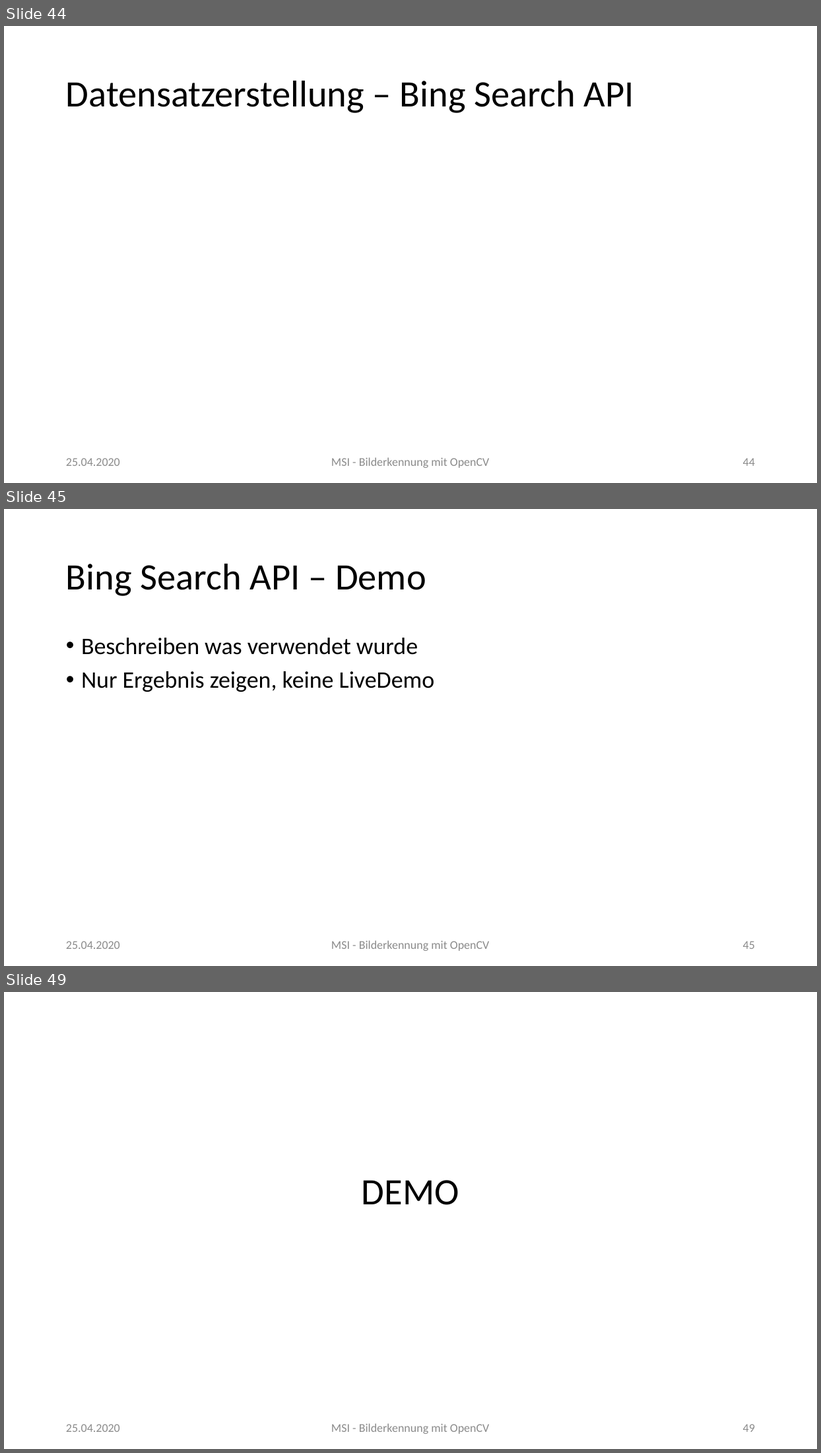
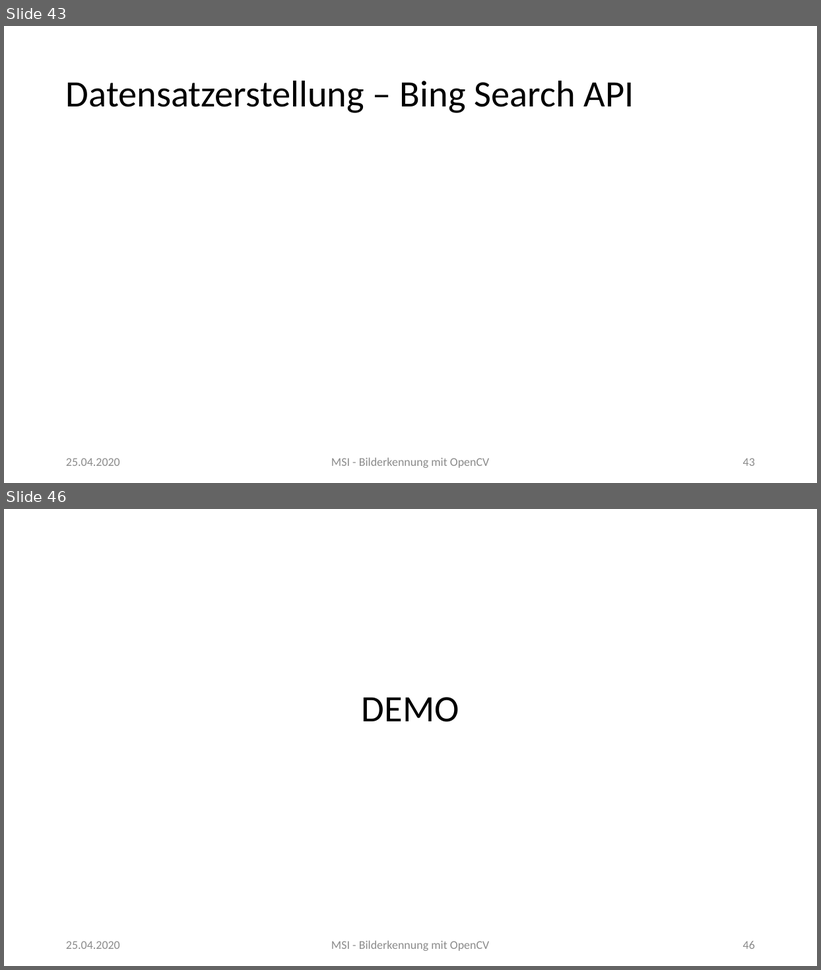
Before and after one commit to MarkusClln/MSI, a slide deck: Bilderkennung mit OpenCV.pptx. Shown one above the other, each under a label of ours: slides 44, 45 and 49 before the commit, slides 43 and 46 after it; the slides between them are not shown. The pictures are 821x1453 and 821x970 pixels, drawn with LibreOffice and Linux fonts; fonts in the diff are those of the drawing. Boxes give left, top, right and bottom in pixels: in the first picture for what was removed or moved away, otherwise in the second. Text is boxed around its words. In the diff, an @@ line names an element or a change of style, - is before the commit and + after.

```diff
--- a/Bilderkennung mit OpenCV.pptx
+++ b/Bilderkennung mit OpenCV.pptx
@@ slide 45 removed at (x1=4, y1=509, x2=817, y2=966), background #FFFFFF @@
@@ title removed at (x1=66, y1=563, x2=426, y2=596) @@
-Bing Search API – Demo
@@ text removed at (x1=81, y1=638, x2=435, y2=692) @@
-• Beschreiben was verwendet wurde
-• Nur Ergebnis zeigen, keine LiveDemo
@@ text removed at (x1=66, y1=941, x2=120, y2=949) @@
-25.04.2020
@@ text removed at (x1=331, y1=941, x2=490, y2=951) @@
-MSI - Bilderkennung mit OpenCV
@@ page number removed at (x1=743, y1=941, x2=755, y2=949) @@
-45
@@ what was slide 44 is now slide 43 @@
@@ page number at (x1=743, y1=458, x2=755, y2=466): text changed @@
-44
+43
@@ what was slide 49 is now slide 46 @@
@@ page number at (x1=743, y1=941, x2=755, y2=949): text changed @@
-49
+46
```
Also in this commit, not shown: 7 slides changed, 1 other slide removed, 7 other files.
